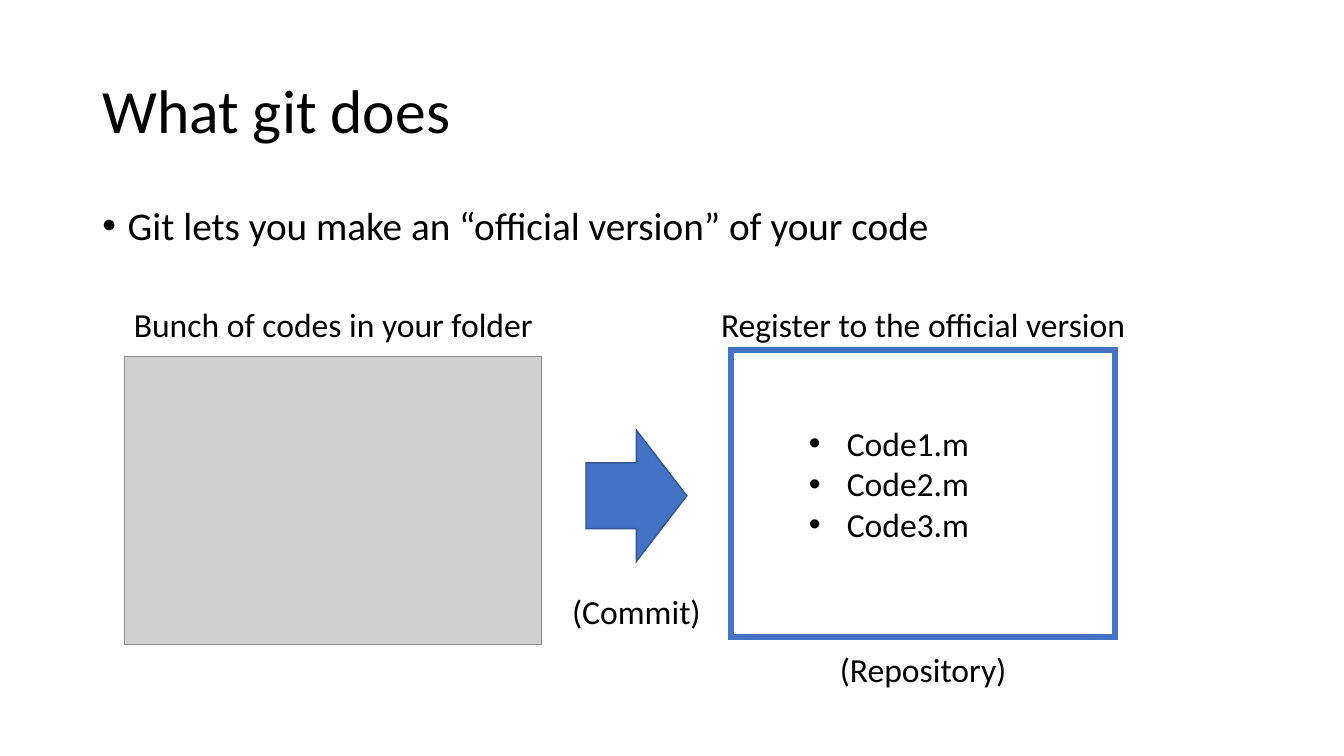
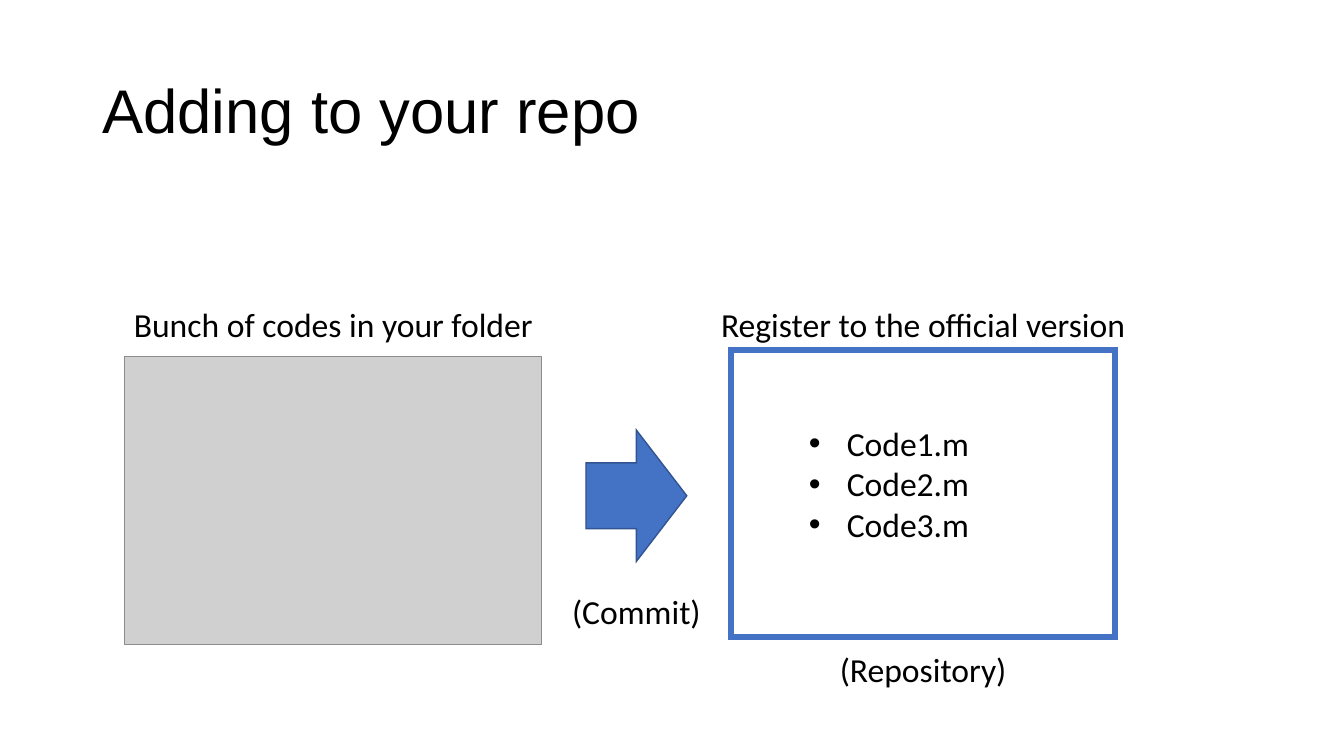
Before and after one commit to vibhaannaswamy/INP_Git_Intro_forked, a slide deck: slide 7 of slides/GitHubIntro_2021.pptx (slide 8 before the commit). Drawn at 1344x756 pixels with LibreOffice and Linux fonts; fonts in the diff are those of the drawing; grey boxes stand for pictures. Boxes give left, top, right and bottom in pixels: in the first picture for what was removed or moved away, otherwise in the second. Text is boxed around its words. In the diff, an @@ line names an element or a change of style, - is before the commit and + after.

```diff
--- a/slides/GitHubIntro_2021.pptx
+++ b/slides/GitHubIntro_2021.pptx
@@ title at (102,88,639,145): text changed; font Calibri to Arial @@
-What git does
+Adding to your repo
@@ text removed at (128,212,928,247) @@
-• Git lets you make an “official version” of your code
```
Also in this commit, not shown: 20 other slides changed, 1 slide removed, 4 other files.
